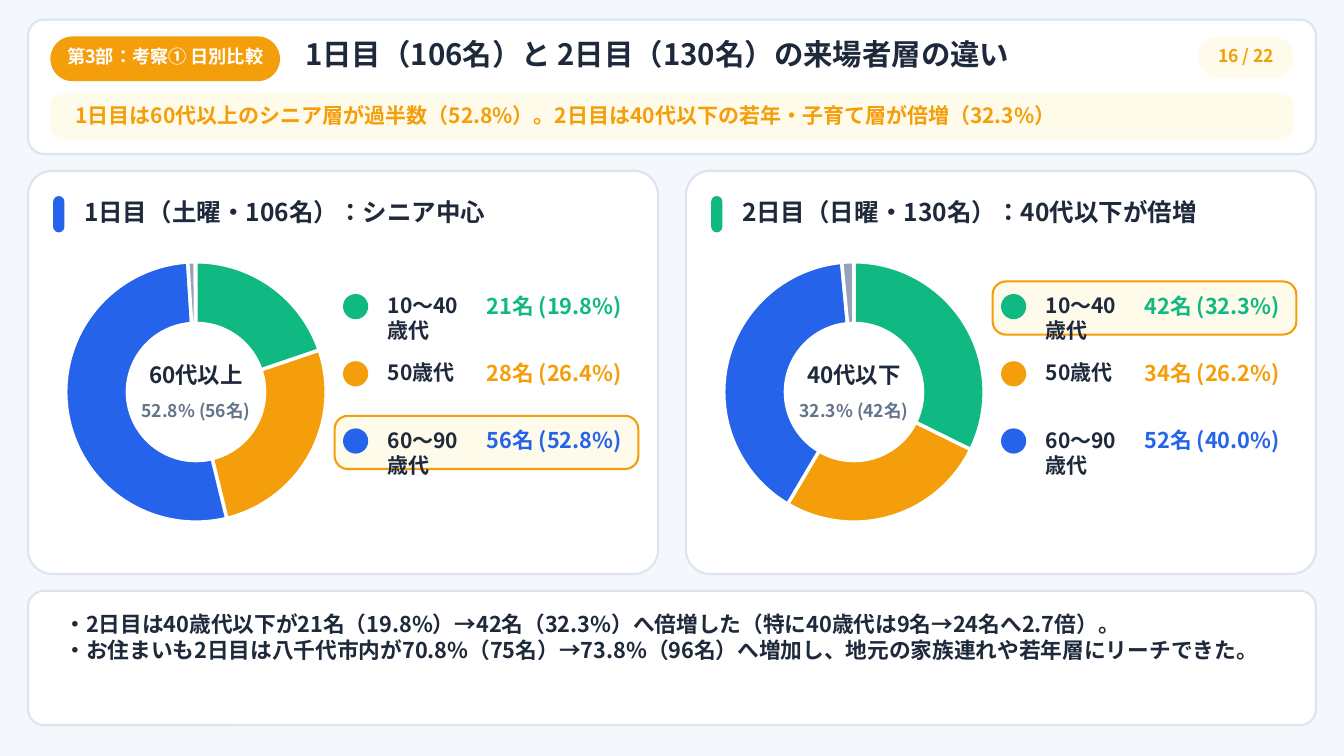
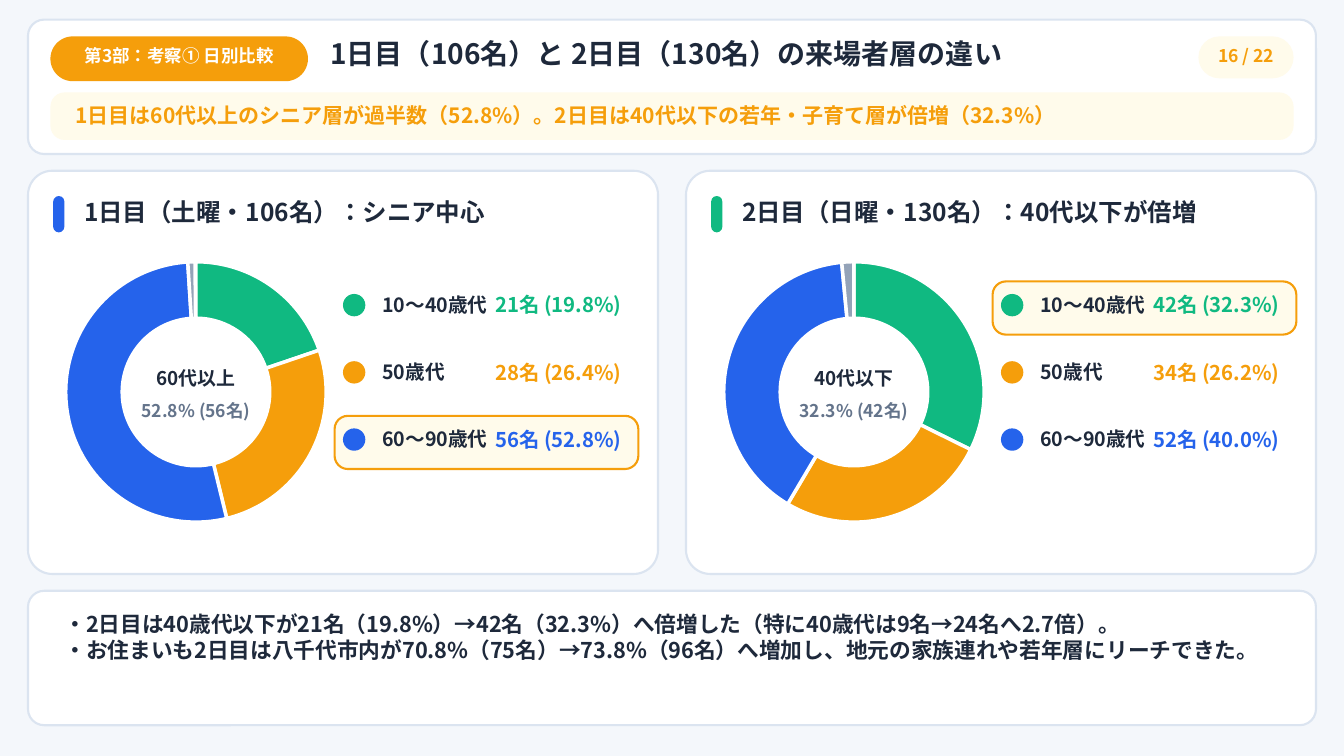
Before and after one commit to noriyukihoshina/yachiyo-survey-analyzer, a slide deck: slide 16 of 八千代リハビリテーション病院_どーんと祭出展結果報告_四役プレゼン.pptx. Drawn at 1344x756 pixels with LibreOffice and Linux fonts; fonts in the diff are those of the drawing. Boxes give left, top, right and bottom in pixels: in the first picture for what was removed or moved away, otherwise in the second. Text is boxed around its words. In the diff, an @@ line names an element or a change of style, - is before the commit and + after.

```diff
--- a/八千代リハビリテーション病院_どーんと祭出展結果報告_四役プレゼン.pptx
+++ b/八千代リハビリテーション病院_どーんと祭出展結果報告_四役プレゼン.pptx
@@ text "第3部：考察① 日別比較" at (85,47,274,64): size 13 to 12.5 pt @@
@@ rounded rectangle: place and size @@
-rounded rectangle at (50,36,280,81)
+rounded rectangle at (50,36,309,81)
@@ text "1日目（106名）と 2日目（130名）の来場者層の違い": place and size @@
-text "1日目（106名）と 2日目（130名）の来場者層の違い" at (305,40,1010,68)
+text "1日目（106名）と 2日目（130名）の来場者層の違い" at (330,40,1002,67)
@@ text "1日目（106名）と 2日目（130名）の来場者層の違い" at (330,40,1002,67): size 21 to 20 pt @@
@@ text "21名 (19.8%)": place and size @@
-text "21名 (19.8%)" at (487,295,622,319)
+text "21名 (19.8%)" at (495,294,622,316)
@@ text "42名 (32.3%)": place and size @@
-text "42名 (32.3%)" at (1145,295,1280,319)
+text "42名 (32.3%)" at (1153,294,1280,316)
@@ ellipse: place and size @@
-ellipse at (126,322,267,463)
+ellipse at (121,317,272,468)
@@ ellipse: place and size @@
-ellipse at (783,322,925,463)
+ellipse at (778,317,930,468)
@@ text "28名 (26.4%)": place and size @@
-text "28名 (26.4%)" at (487,362,622,386)
+text "28名 (26.4%)" at (495,362,622,384)
@@ size 15.5 to 14.5 pt in 6 elements at (495,429,622,451), (495,294,622,316), (495,362,622,384), (1153,429,1280,451), (1153,294,1280,316), (1153,362,1280,384) @@
@@ text "34名 (26.2%)": place and size @@
-text "34名 (26.2%)" at (1145,362,1280,386)
+text "34名 (26.2%)" at (1153,362,1280,384)
@@ text "60代以上": place and size @@
-text "60代以上" at (149,364,242,385)
+text "60代以上" at (157,369,236,387)
@@ text "60代以上" at (157,369,236,387): size 16 to 13.5 pt @@
@@ text "40代以下" at (815,369,894,387): size 16 to 13.5 pt @@
@@ text "40代以下": place and size @@
-text "40代以下" at (807,364,900,385)
+text "40代以下" at (815,369,894,387)
@@ text "56名 (52.8%)": place and size @@
-text "56名 (52.8%)" at (487,429,622,453)
+text "56名 (52.8%)" at (495,429,622,451)
@@ size 15 to 14 pt in 6 elements at (382,362,444,381), (1040,362,1102,381), (382,295,487,314), (382,429,487,448), (1040,295,1145,314), (1040,429,1145,448) @@
@@ text "52名 (40.0%)": place and size @@
-text "52名 (40.0%)" at (1145,429,1280,453)
+text "52名 (40.0%)" at (1153,429,1280,451)
```
Also in this commit, not shown: 20 other slides changed, 2 other files.
